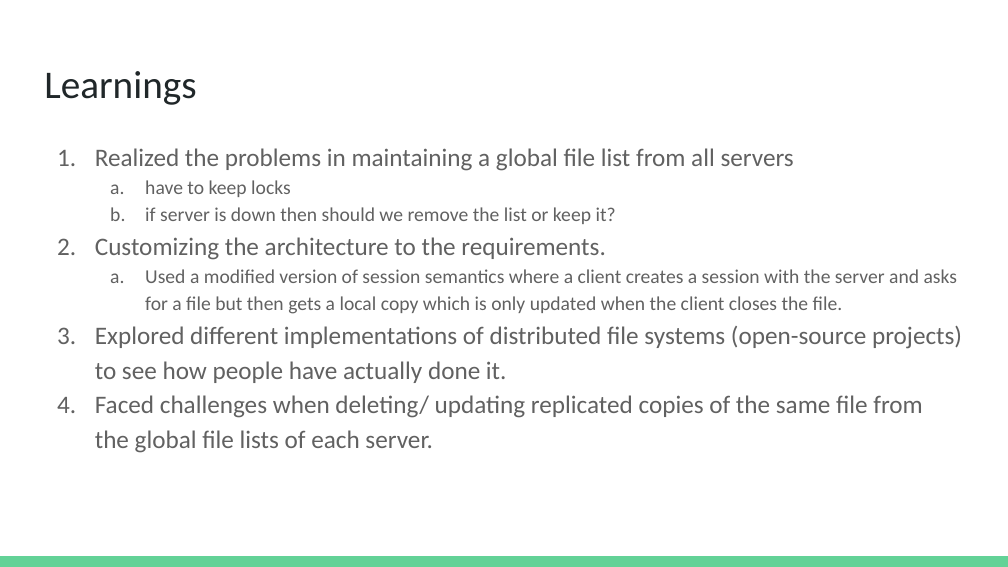
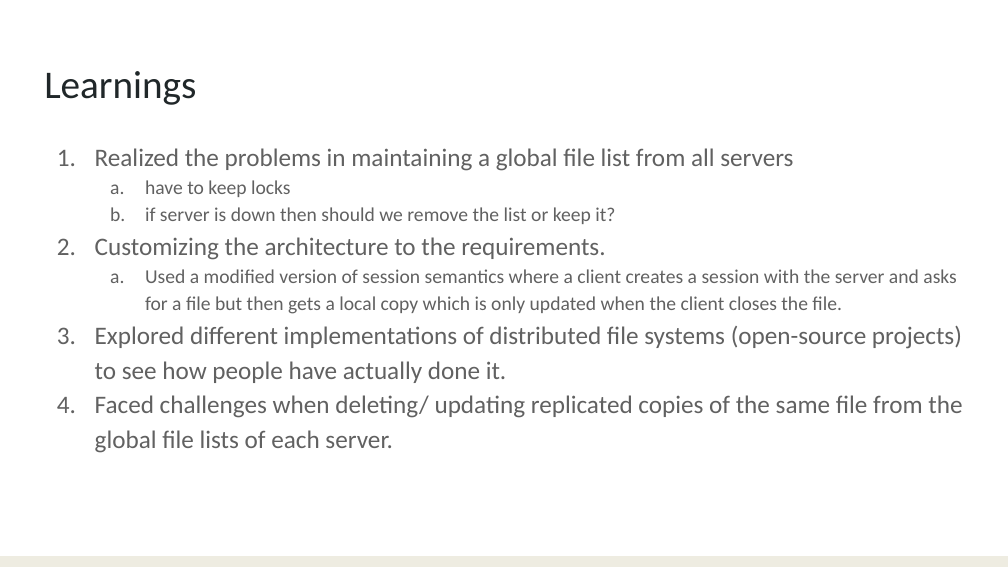
Before and after one commit to hasanimran96/Project-Distributed-File-System, a slide deck: slide 6 of DOS PROJECT PRESENTATION.pptx. Drawn at 1008x567 pixels with LibreOffice and Linux fonts; fonts in the diff are those of the drawing. Boxes give left, top, right and bottom in pixels: in the first picture for what was removed or moved away, otherwise in the second. Text is boxed around its words. In the diff, an @@ line names an element or a change of style, - is before the commit and + after.

Commit message:
added project presentation

```diff
--- a/DOS PROJECT PRESENTATION.pptx
+++ b/DOS PROJECT PRESENTATION.pptx
@@ text at (95,148,962,453): indent changed @@
@@ rectangle at (0,556,1008,567): fill #63D297 to #EEECE1 @@
```
Also in this commit, not shown: 5 other slides changed.
